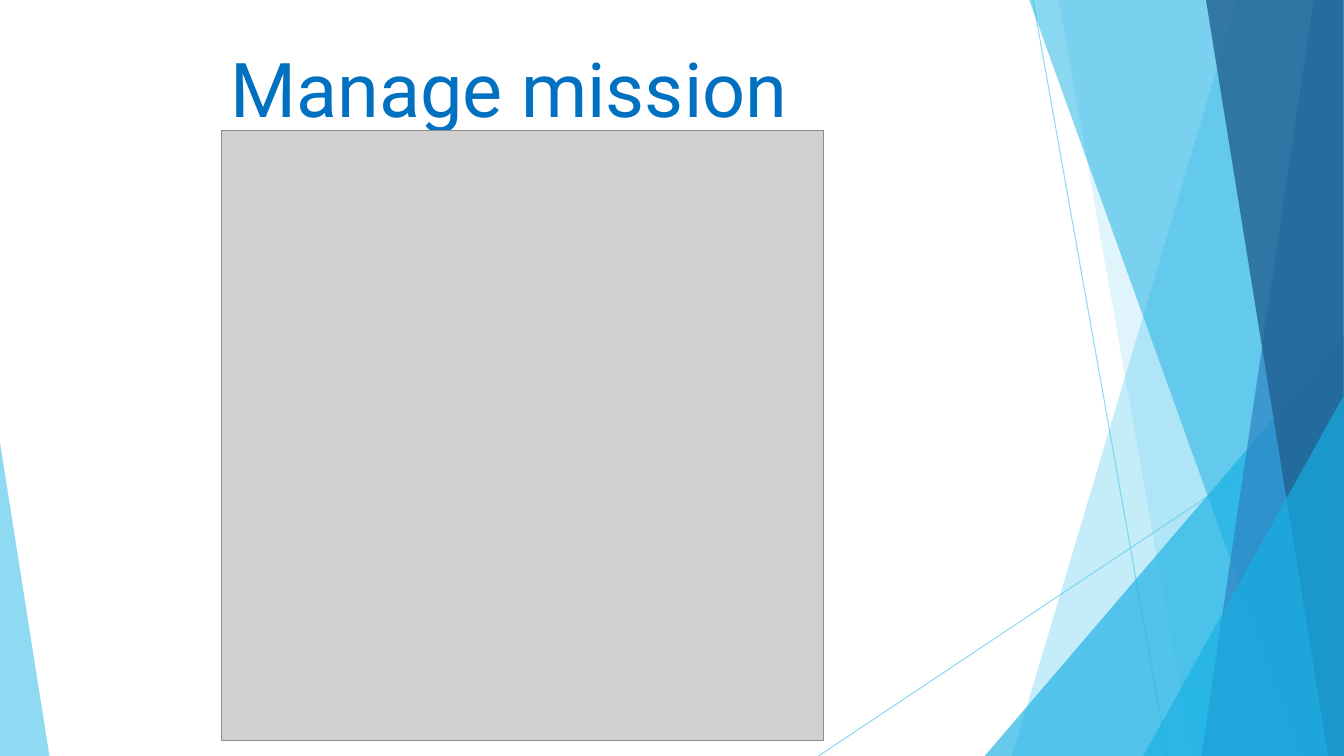
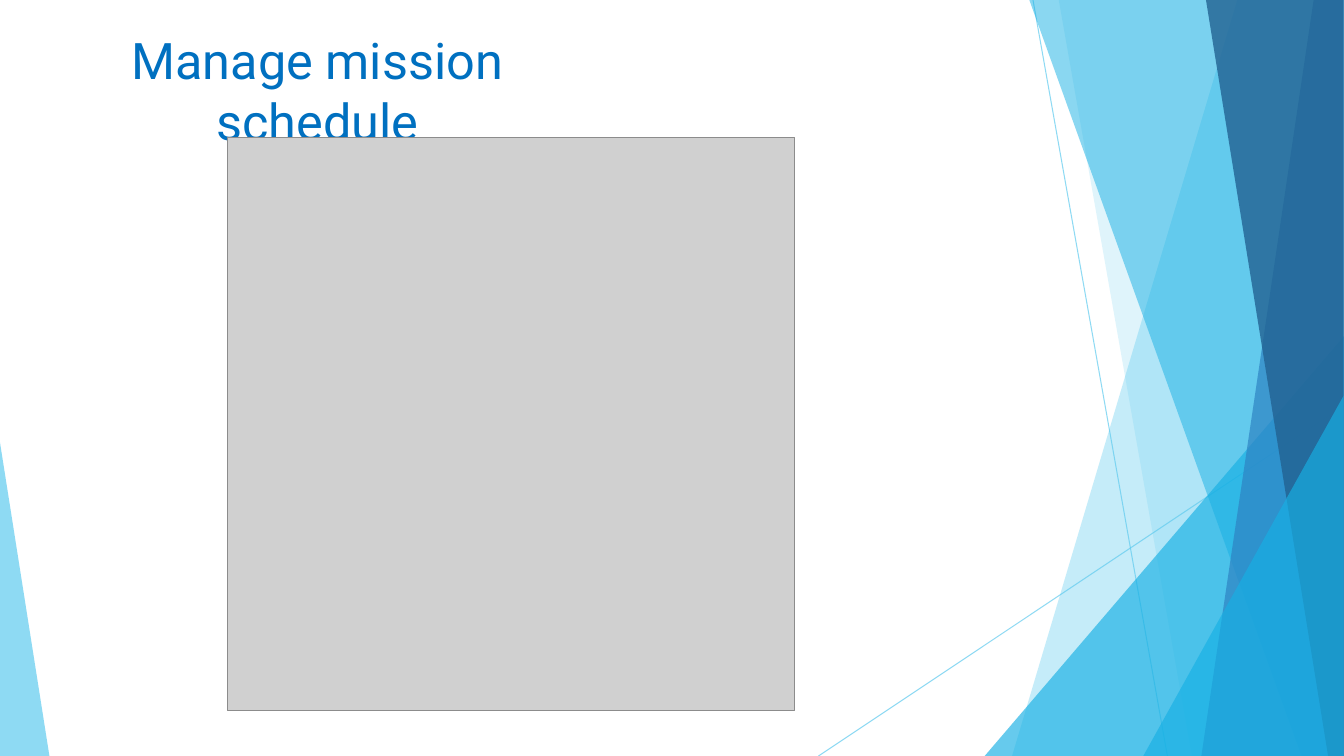
Before and after one commit to linhmimoza/Hospital_PortalExtra, a slide deck: slide 18 of Hospital.pptx. Drawn at 1344x756 pixels with LibreOffice and Linux fonts; fonts in the diff are those of the drawing; grey boxes stand for pictures. Boxes give left, top, right and bottom in pixels: in the first picture for what was removed or moved away, otherwise in the second. Text is boxed around its words. In the diff, an @@ line names an element or a change of style, - is before the commit and + after.

```diff
--- a/Hospital.pptx
+++ b/Hospital.pptx
@@ text "Manage mission schedule": place and size @@
-text "Manage mission schedule" at (230, 62, 787, 229)
+text "Manage mission schedule" at (132, 42, 503, 151)
@@ text "Manage mission schedule" at (132, 42, 503, 151): size 54 to 36 pt @@
@@ picture: place and size @@
-picture at (221, 130, 824, 740)
+picture at (228, 137, 796, 711)
```
Also in this commit, not shown: 3 other slides changed, 6 slides added, 1 slide removed, 8 other files.
